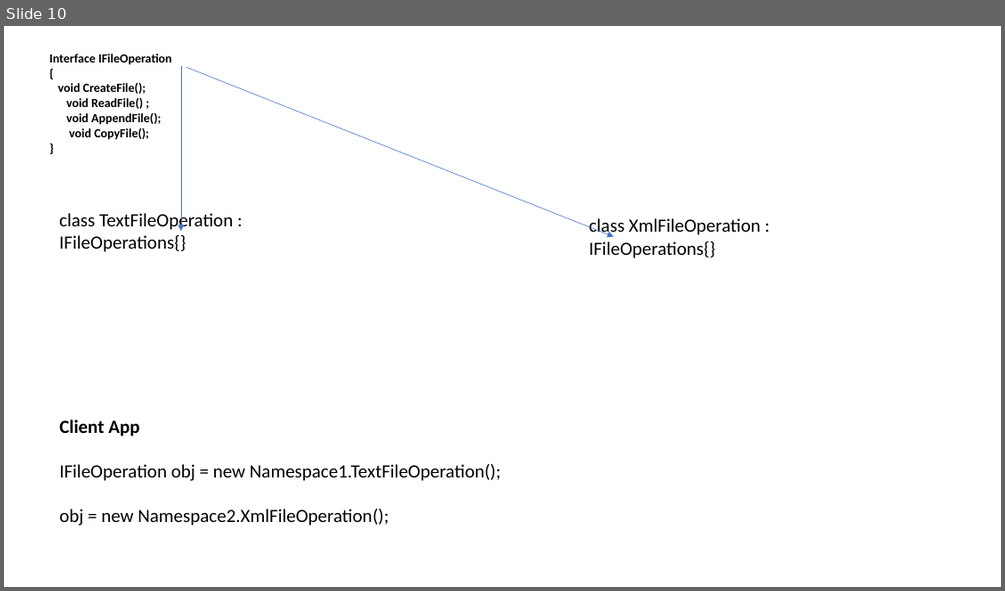
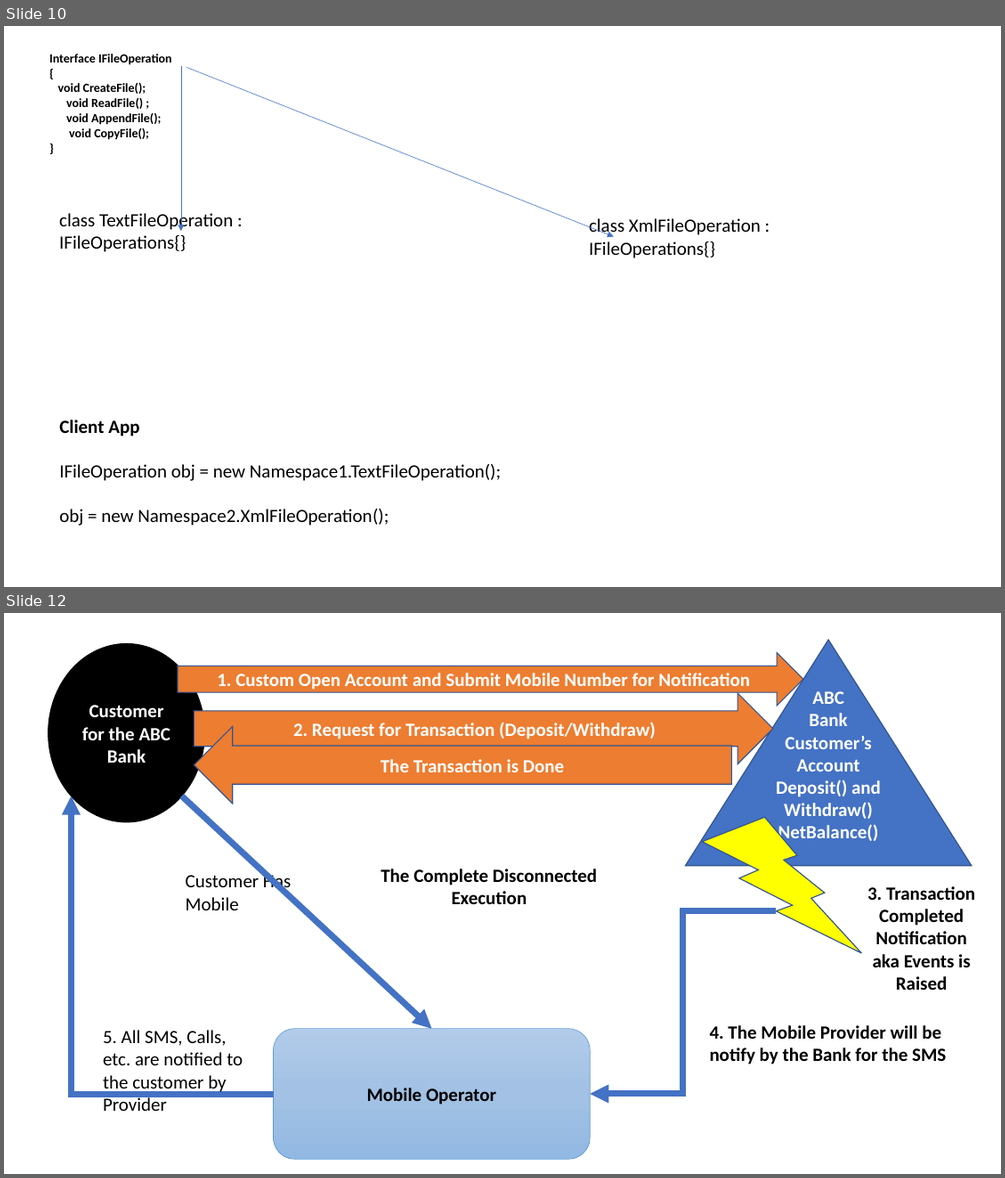
Before and after one commit to maheshsabnis/NetFrwk_Projects, a slide deck: Training-Images.pptx. Shown one above the other, each under a label of ours: slide 10 before the commit, slides 10 and 12 after it; the slides between them are not shown. The pictures are 1005x591 and 1005x1178 pixels, drawn with LibreOffice and Linux fonts; fonts in the diff are those of the drawing. Boxes give left, top, right and bottom in pixels: in the first picture for what was removed or moved away, otherwise in the second. Text is boxed around its words. In the diff, an @@ line names an element or a change of style, - is before the commit and + after.

```diff
--- a/Training-Images.pptx
+++ b/Training-Images.pptx
@@ slide 12 added at <box>4,613,1001,1174</box>, background #FFFFFF @@
@@ ellipse added at <box>48,643,204,822</box>, fill #000000, outline #000000 1 pt, 18 pt, text #FFFFFF, bold @@
+Customer for the ABC
+Bank
@@ right arrow added at <box>178,653,803,706</box>, fill #ED7D31, outline #325491 1 pt, 18 pt, text #FFFFFF, bold @@
+1. Custom Open Account and Submit Mobile Number for Notification
@@ triangle added at <box>685,640,971,866</box>, fill #4472C4, outline #325491 1 pt, 18 pt, text #FFFFFF, bold @@
+ABC
+Bank
+Customer’s Account
+Deposit() and Withdraw()
+NetBalance()
@@ right arrow added at <box>194,693,773,764</box>, fill #ED7D31, outline #325491 1 pt, 18 pt, text #FFFFFF, bold @@
+2. Request for Transaction (Deposit/Withdraw)
@@ left arrow added at <box>194,727,732,803</box>, fill #ED7D31, outline #325491 1 pt, 18 pt, text #FFFFFF, bold @@
+The Transaction is Done
@@ elbow arrow added from (273, 1094) to (72, 796), #4472C4 6 pt @@
@@ arrow added from (182, 796) to (432, 1029), #4472C4 6 pt @@
@@ lightning bolt added at <box>703,817,862,953</box>, fill #FFFF00, outline #325491 1 pt @@
@@ text added at <box>186,872,291,910</box>, 18 pt, text #000000 @@
+Customer Has Mobile
@@ text added at <box>380,868,597,904</box>, 18 pt, text #000000, bold @@
+The Complete Disconnected Execution
@@ text added at <box>867,886,975,989</box>, 18 pt, text #000000, bold @@
+3. Transaction Completed Notification aka Events is Raised
@@ elbow arrow added from (777, 911) to (591, 1094), #4472C4 6 pt @@
@@ text added at <box>103,1030,243,1111</box>, 18 pt, text #000000 @@
+5. All SMS, Calls, etc. are notified to the customer by Provider
@@ rounded rectangle added at <box>273,1029,590,1159</box>, fill gradient #B1CBE9 to #A3C1E5 to #93B9E4, outline #5B9BD5 0.5 pt, 18 pt, text #000000, bold @@
+Mobile Operator
@@ text added at <box>710,1025,946,1064</box>, 18 pt, text #000000, bold @@
+4. The Mobile Provider will be notify by the Bank for the SMS
```
Also in this commit, not shown: 1 slide changed, 20 other files.
